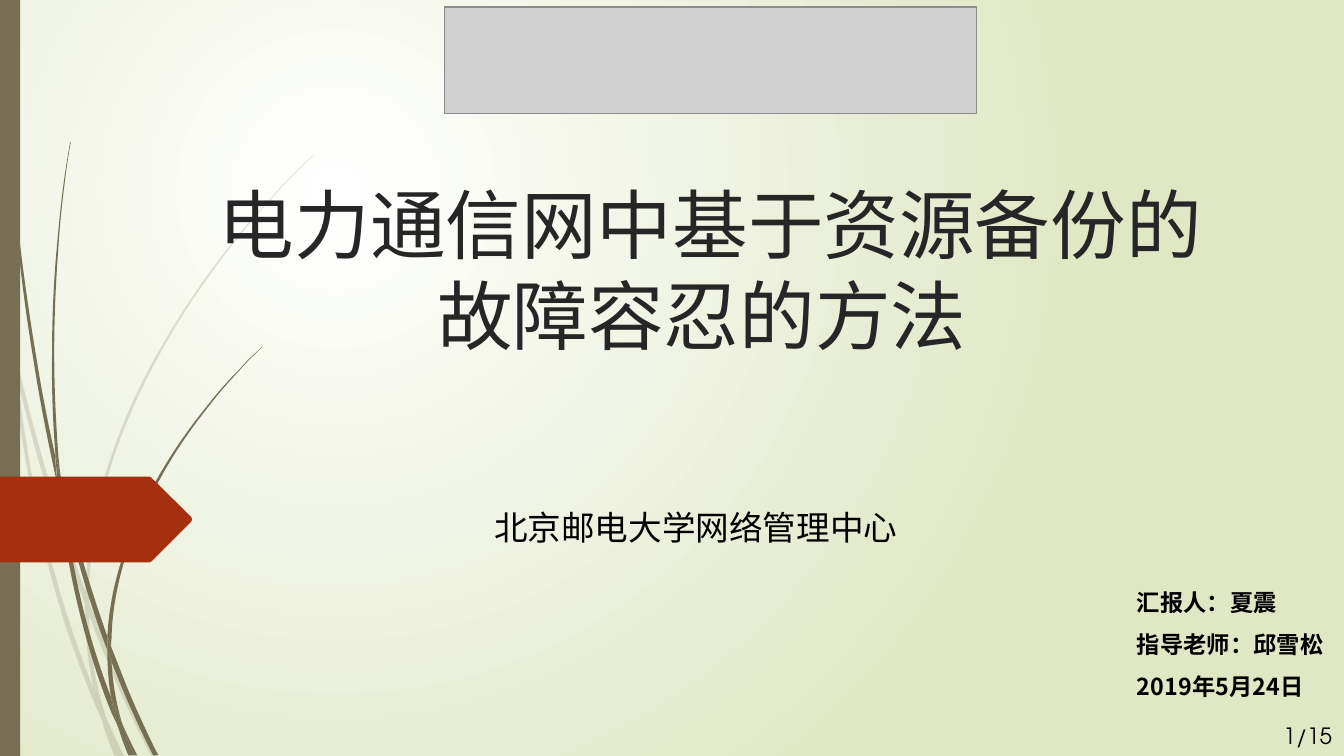
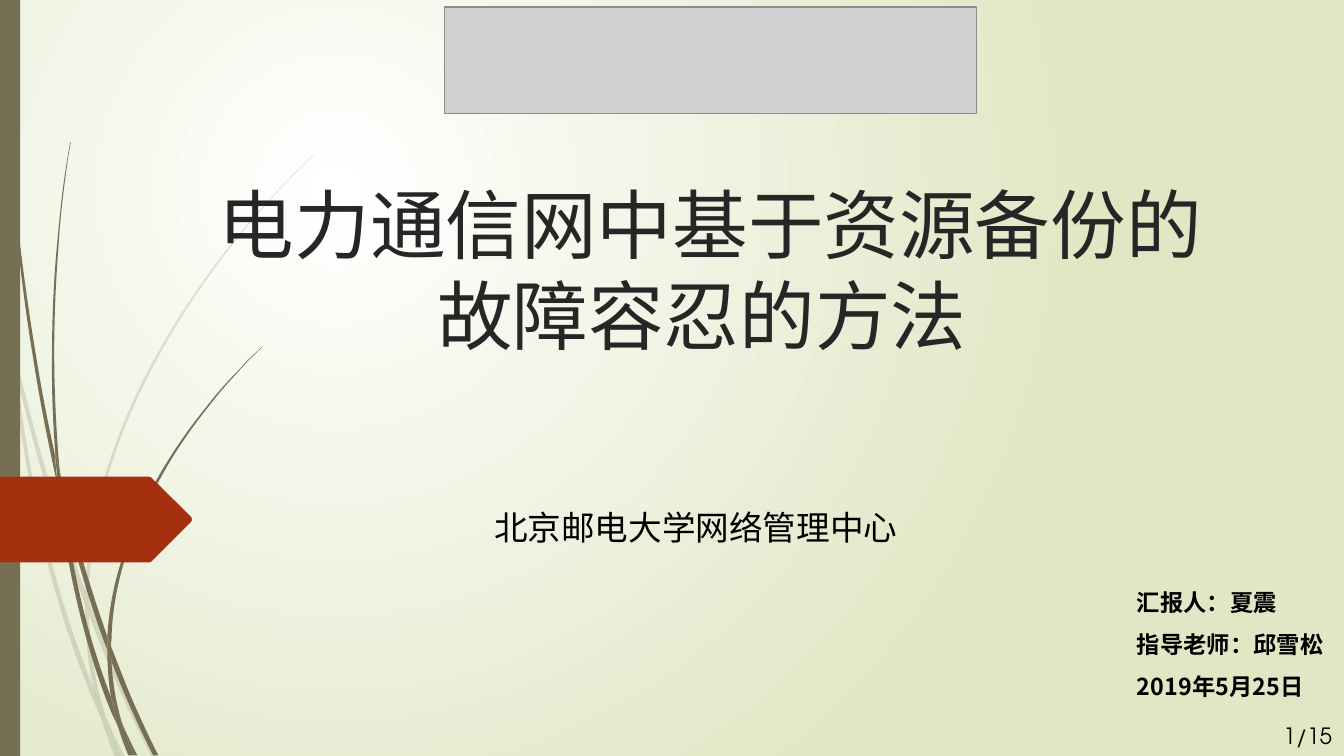
Before and after one commit to weiwensangsang/academic_v4, a slide deck: slide 1 of 2016111417_夏震_答辩PPT.pptx. Drawn at 1344x756 pixels with LibreOffice and Linux fonts; fonts in the diff are those of the drawing; grey boxes stand for pictures. Boxes give left, top, right and bottom in pixels: in the first picture for what was removed or moved away, otherwise in the second. Text is boxed around its words. In the diff, an @@ line names an element or a change of style, - is before the commit and + after.

```diff
--- a/2016111417_夏震_答辩PPT.pptx
+++ b/2016111417_夏震_答辩PPT.pptx
@@ subtitle at (x1=1137, y1=675, x2=1303, y2=697): text changed @@
-2019年5月24日
+2019年5月25日
```
Also in this commit, not shown: 3 other slides changed, 1 slide removed.
